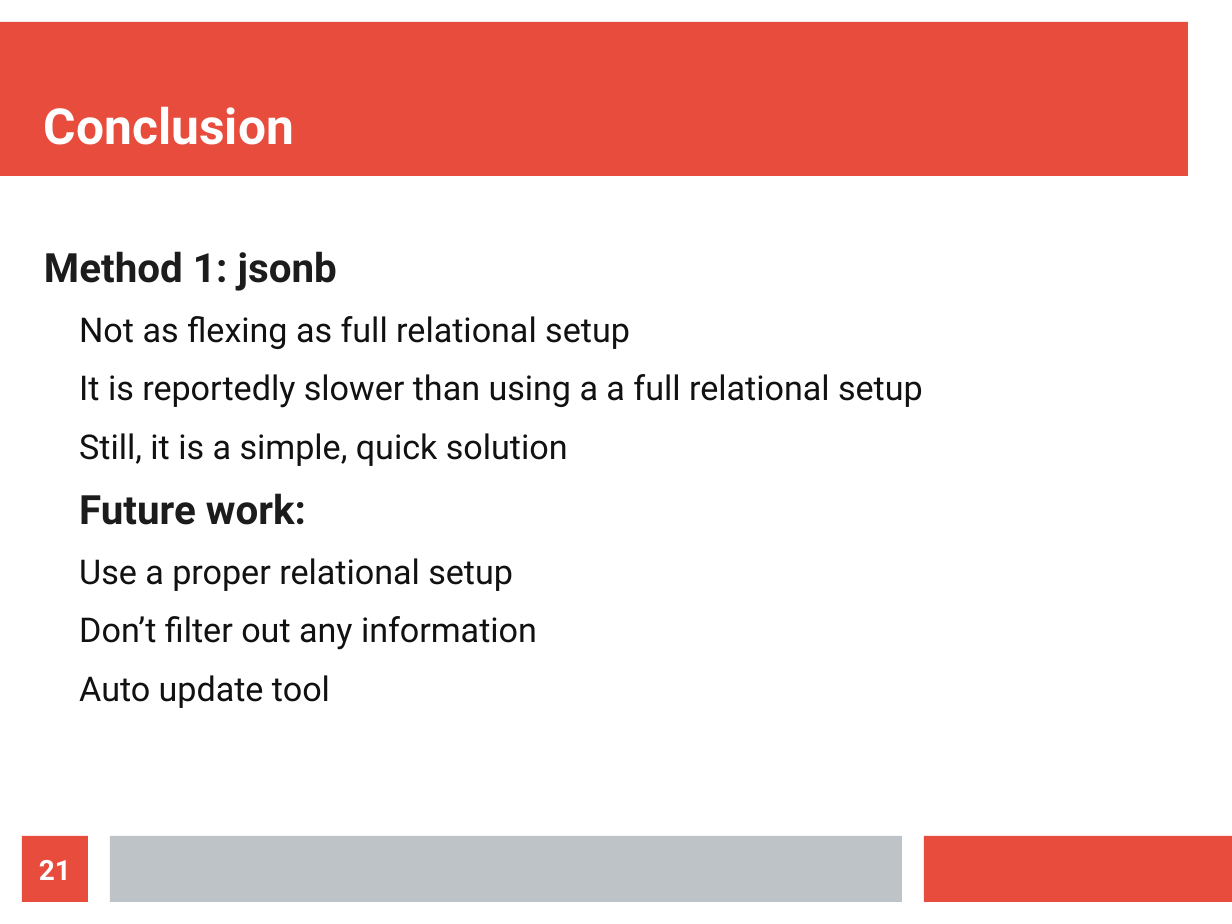
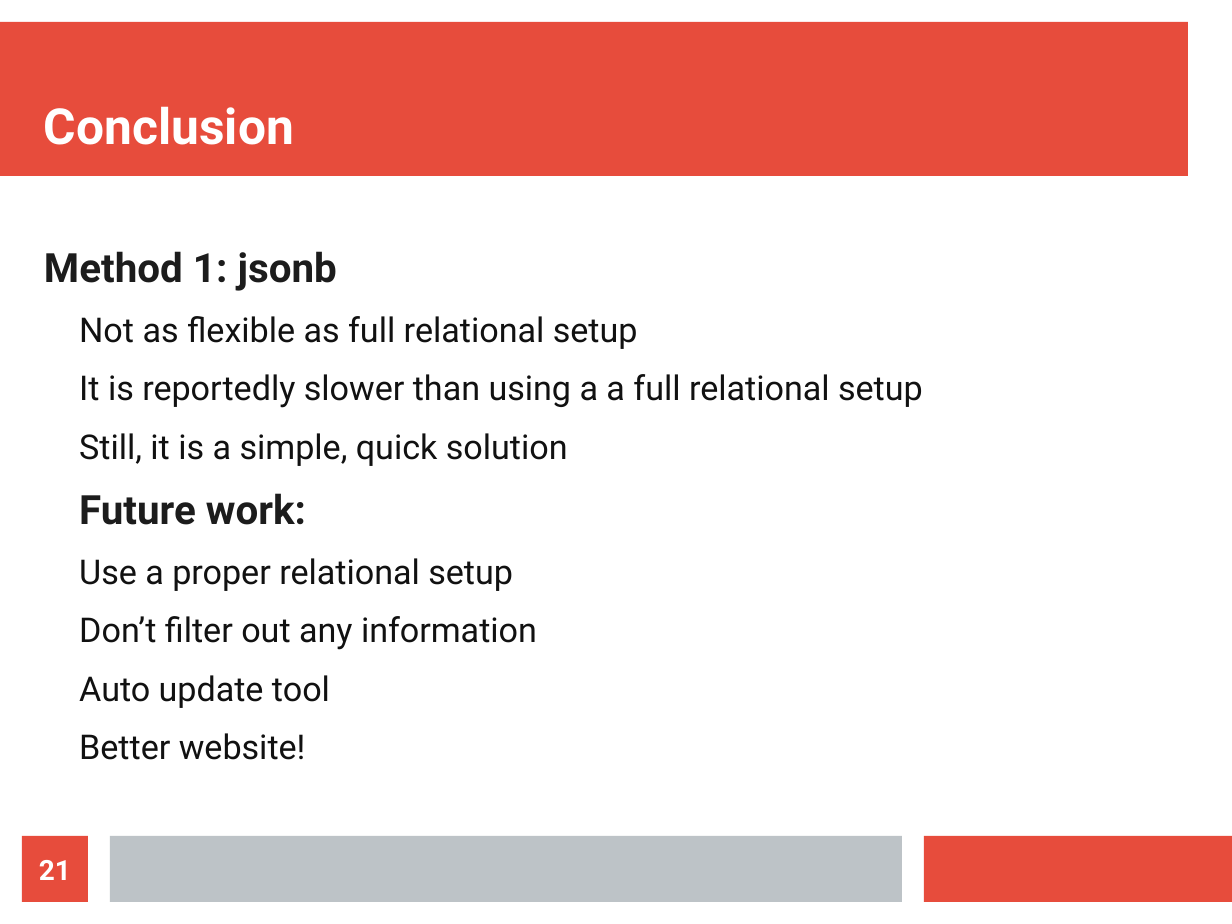
Before and after one commit to j-toma/wikidata, a slide deck: slide 21 of wikidata0-02.odp. Drawn at 1232x924 pixels with LibreOffice and Linux fonts; fonts in the diff are those of the drawing. Boxes give left, top, right and bottom in pixels: in the first picture for what was removed or moved away, otherwise in the second. Text is boxed around its words. In the diff, an @@ line names an element or a change of style, - is before the commit and + after.

```diff
--- a/wikidata0-02.odp
+++ b/wikidata0-02.odp
@@ text at (79,316,638,349): text changed @@
-  Not as flexing as full relational setup
+  Not as flexible as full relational setup
@@ text at (79,733,306,760): paragraph added @@
+  Better website!
```
Also in this commit, not shown: 4 other slides changed, 1 other file.
